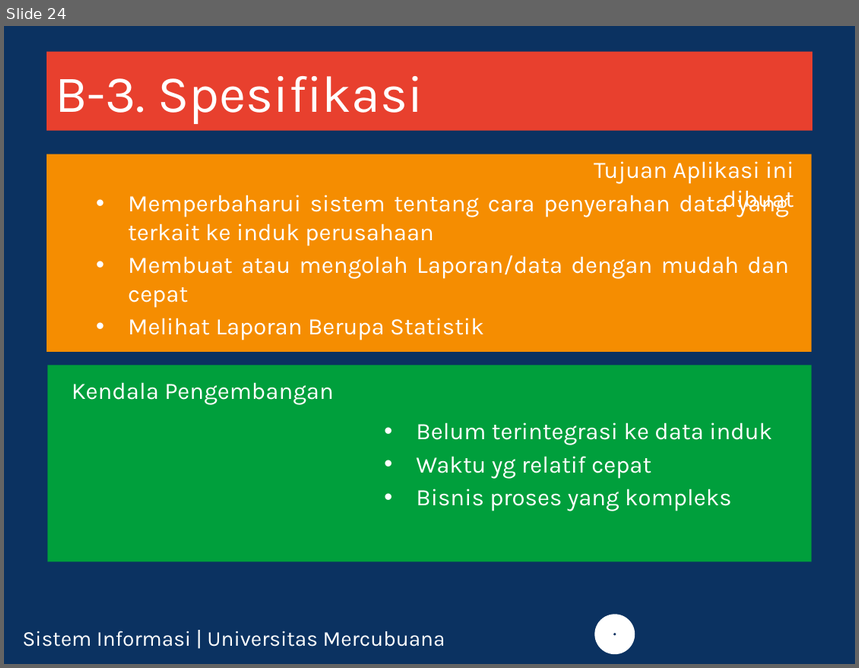
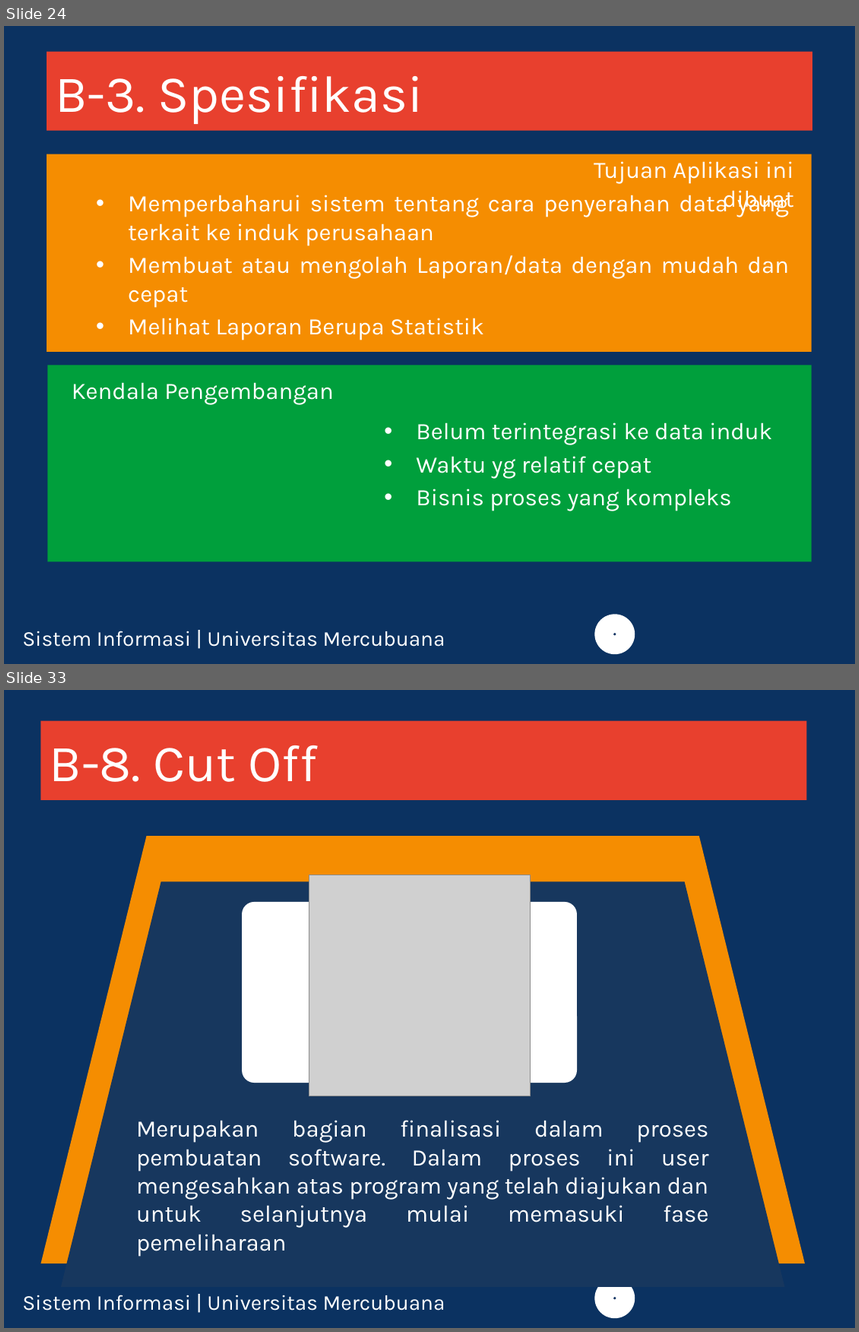
Before and after one commit to feldy/pgn, a slide deck: doc/ppt_new/final-ppt.pptx. Shown one above the other, each under a label of ours: slide 24 before the commit, slides 24 and 33 after it; the slides between them are not shown. The pictures are 859x668 and 859x1332 pixels, drawn with LibreOffice and Linux fonts; fonts in the diff are those of the drawing; grey boxes stand for pictures; background and template pictures are left out. Boxes give left, top, right and bottom in pixels: in the first picture for what was removed or moved away, otherwise in the second. Text is boxed around its words. In the diff, an @@ line names an element or a change of style, - is before the commit and + after.

```diff
--- a/doc/ppt_new/final-ppt.pptx
+++ b/doc/ppt_new/final-ppt.pptx
@@ slide 33 added at [4,690,855,1328], background #0B3261; not listed: 2 template elements that a slide beside it also shows @@
@@ title added at [40,720,807,799], fill #E8402E, 44 pt, text #FFFFFF @@
+B-8. Cut Off
@@ trapezoid added at [40,837,805,1265], fill #F58D01 @@
@@ trapezoid added at [61,882,785,1287], fill #17375E @@
@@ picture added at [309,875,530,1097] @@
@@ rounded rectangle added at [243,902,578,1083], fill #FFFFFF @@
@@ text added at [136,1120,709,1228], 20 pt, text #FFFFFF @@
+Merupakan bagian finalisasi dalam proses pembuatan software. Dalam proses ini user mengesahkan atas program yang telah diajukan dan untuk selanjutnya mulai memasuki fase pemeliharaan
```
Also in this commit, not shown: 2 slides changed, 10 other slides added, 3 other files.
